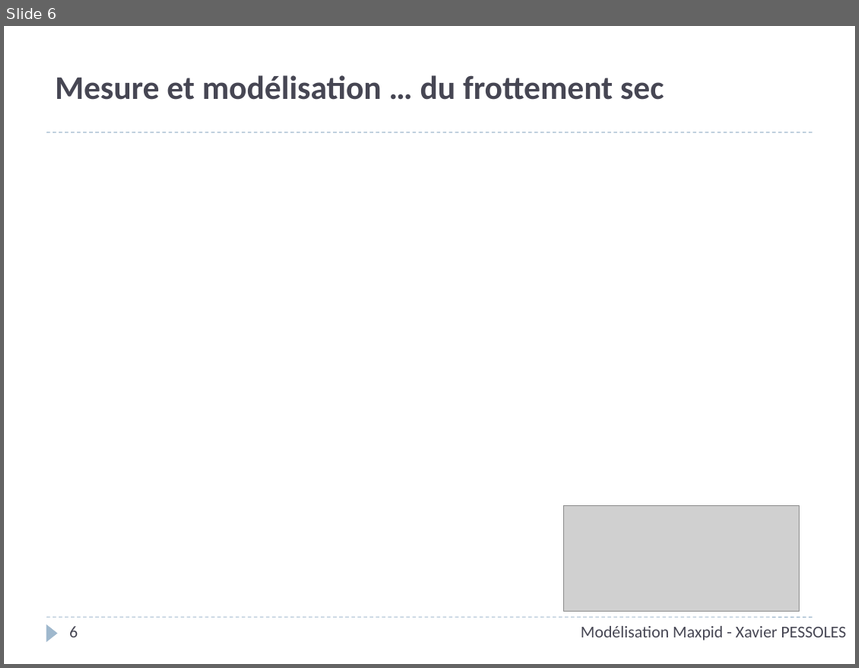
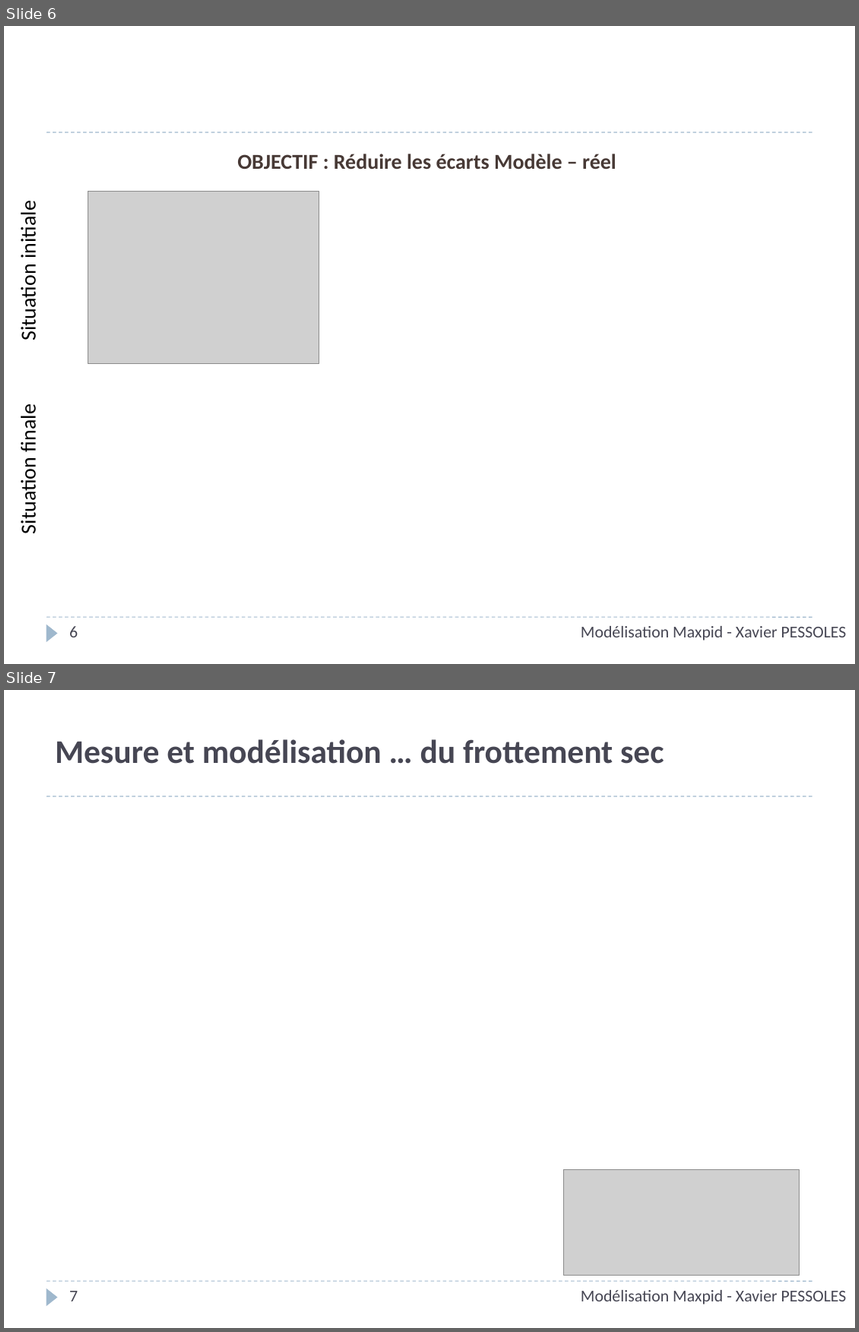
Before and after one commit to xpessoles/Cy_01_PSI_ModelisationLinNonLin, a slide deck: TP/TP_Maxpid_Corrige/Cy_01_TP_01_Maxpid_Corrige.pptx. Shown one above the other, each under a label of ours: slide 6 before the commit, slides 6 and 7 after it. The pictures are 859x668 and 859x1332 pixels, drawn with LibreOffice and Linux fonts; fonts in the diff are those of the drawing; grey boxes stand for pictures; background and template pictures are left out. Boxes give left, top, right and bottom in pixels: in the first picture for what was removed or moved away, otherwise in the second. Text is boxed around its words. In the diff, an @@ line names an element or a change of style, - is before the commit and + after.

```diff
--- a/TP/TP_Maxpid_Corrige/Cy_01_TP_01_Maxpid_Corrige.pptx
+++ b/TP/TP_Maxpid_Corrige/Cy_01_TP_01_Maxpid_Corrige.pptx
@@ slide 6 added at (x1=4, y1=26, x2=855, y2=664), background #FFFFFF; not listed: 3 template elements that a slide beside it also shows @@
@@ text added at (x1=237, y1=154, x2=617, y2=169), 18 pt, text #473A35, bold @@
+OBJECTIF : Réduire les écarts Modèle – réel
@@ text added at (x1=15, y1=206, x2=41, y2=339), 18 pt, text #000000 @@
+Situation initiale
@@ picture added at (x1=88, y1=191, x2=318, y2=364) @@
@@ text added at (x1=15, y1=409, x2=41, y2=533), 18 pt, text #000000 @@
+Situation finale
@@ page number added at (x1=69, y1=626, x2=78, y2=638), 14 pt, text #464653 @@
+6
@@ text added at (x1=581, y1=626, x2=847, y2=641), 14 pt, text #464653 @@
+Modélisation Maxpid - Xavier PESSOLES
@@ what was slide 6 is now slide 7 @@
@@ page number at (x1=69, y1=1291, x2=78, y2=1302): text changed @@
-6
+7
```
Also in this commit, not shown: 3 other files.
